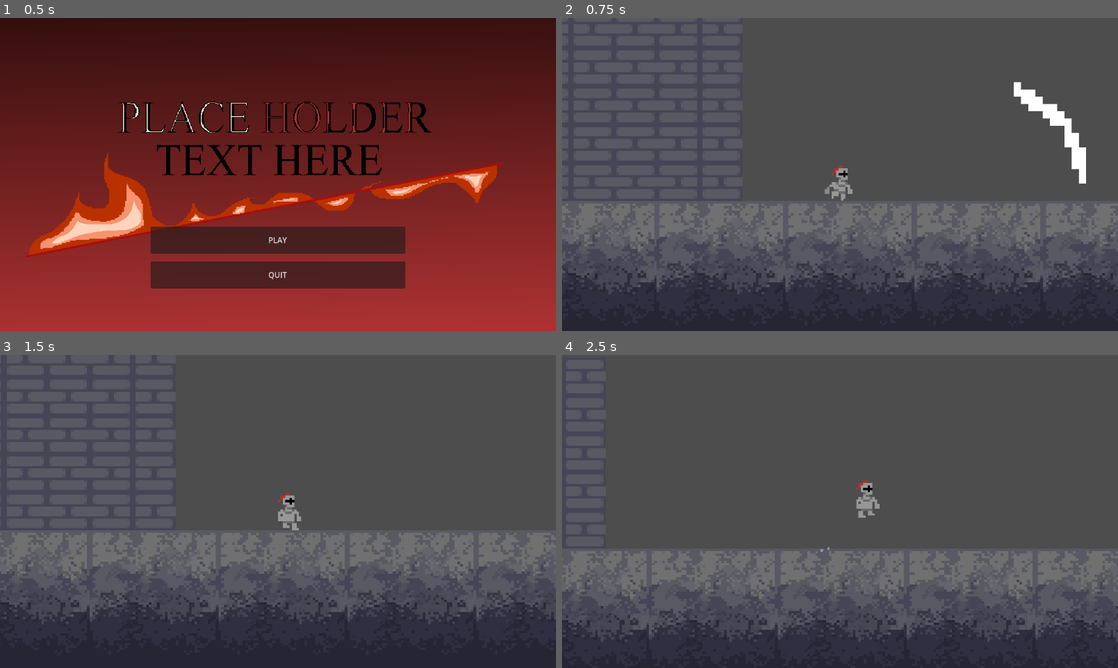
Above: before the commit, frames 1-4 (two rows, left to right).
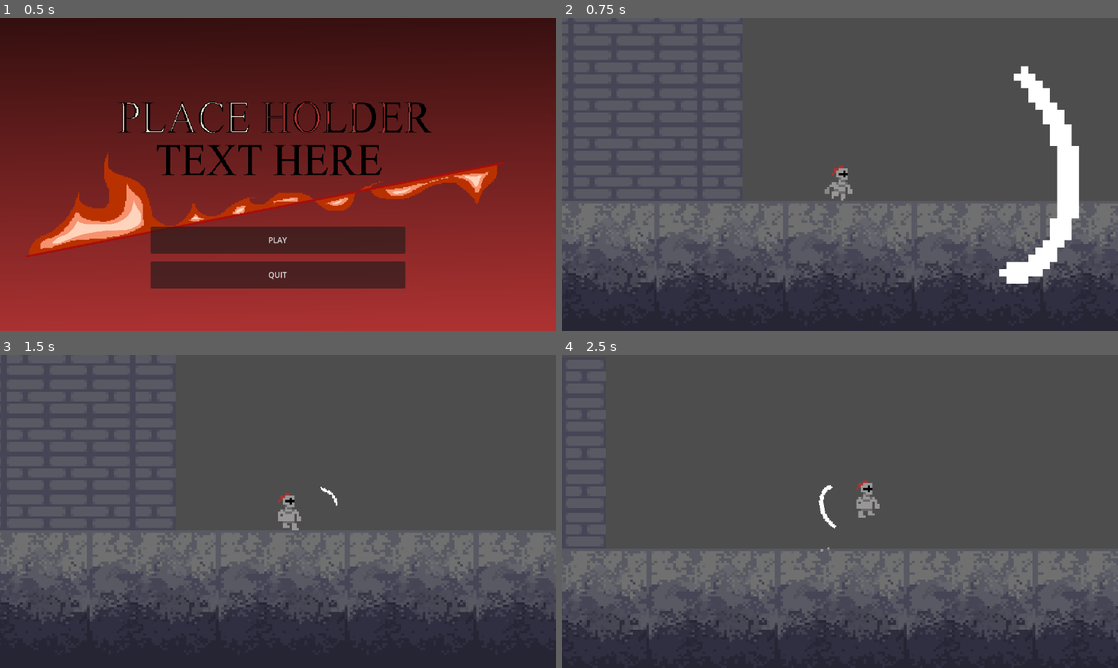
Above: after the commit, the same moments.

Repository: Owen-Harper25/Hollow-Clone
Game: Godot game, scene res://Scenes/title_screen_gui.tscn
Same seed, same stepped clock (60 frames per second), same inputs: the game is played once before the commit and once after it.
Inputs (mouse positions are in pixels of both pictures, inside the frame that each line leads up to):
- Up to frame 1 (0.5 s): no input
- Up to frame 2 (0.75 s): click "PLAY" at 0.5 s
- Up to frame 3 (1.5 s): move the mouse to (400, 495) at 1.27 s; hold D (right) from 1.28 s (still down); click (400, 495) at 1.35 s
- Up to frame 4 (2.5 s): keep holding D (right); tap Space (jump) at 1.52, 2.27 s; move the mouse to (728, 527) at 2.02 s; tap Shift (sprint) at 2.1 s; click (728, 527) at 2.3 s

Frame 1 is identical in both runs. In frame 2, 2.8% of the frame differs, in the area x 78-95%, y 15-85%; in frame 3, less than 0.1%; in frame 4, 0.1%.

Commit message:
Added Attacking and SFX

Diff:
--- a/Scenes/attack_arc.tscn
+++ b/Scenes/attack_arc.tscn
@@ -43,6 +43,7 @@
 position = Vector2(19, 0)
 sprite_frames = SubResource("SpriteFrames_l558j")
 animation = &"attack"
+autoplay = "attack"
 
 [node name="Timer" type="Timer" parent="."]
 wait_time = 0.3
--- /dev/null
+++ b/Scenes/sound_library.tscn
@@ -0,0 +1,58 @@
+[gd_scene load_steps=15 format=3 uid="uid://d2mvdo2lc1aup"]
+
+[ext_resource type="Script" uid="uid://8ybshqtbunx2" path="res://Scripts/Sound_Library.gd" id="1_0wo6p"]
+[ext_resource type="AudioStream" uid="uid://74iojbegroat" path="res://Assets/SFX/Dash1.mp3" id="2_5npjg"]
+[ext_resource type="AudioStream" uid="uid://blqbkxjdrfmd7" path="res://Assets/SFX/Dash2.mp3" id="3_hpbth"]
+[ext_resource type="AudioStream" uid="uid://3df4quhnls6x" path="res://Assets/SFX/Dash3.mp3" id="4_qnjjs"]
+[ext_resource type="AudioStream" uid="uid://d0vhjiku7qhal" path="res://Assets/SFX/Death1.mp3" id="5_r3g32"]
+[ext_resource type="AudioStream" uid="uid://b6ul8kjkjrgf1" path="res://Assets/SFX/Death2.mp3" id="6_h7ctd"]
+[ext_resource type="AudioStream" uid="uid://blxswe6kfllyk" path="res://Assets/SFX/Death3.mp3" id="7_jbg1r"]
+[ext_resource type="AudioStream" uid="uid://5dimggk388f5" path="res://Assets/SFX/Hit1.mp3" id="8_aen7p"]
+[ext_resource type="AudioStream" uid="uid://d0v46bx7qh1w0" path="res://Assets/SFX/Hit2.mp3" id="9_vp0qj"]
+[ext_resource type="AudioStream" uid="uid://dkpdwo1ee8uxh" path="res://Assets/SFX/hit3.mp3" id="10_nv5kf"]
+[ext_resource type="AudioStream" uid="uid://cco31un32lsqv" path="res://Assets/SFX/hit4.mp3" id="11_6ja15"]
+[ext_resource type="AudioStream" uid="uid://do7crajk3cau8" path="res://Assets/SFX/potion.mp3" id="12_ylily"]
+[ext_resource type="AudioStream" uid="uid://drvxm1utgonab" path="res://Assets/SFX/Secret Found Long.mp3" id="13_vwmpu"]
+[ext_resource type="AudioStream" uid="uid://dyrvi4oanllqe" path="res://Assets/SFX/Secret Found Short.mp3" id="14_mjb71"]
+
+[node name="Sound Library" type="Node2D"]
+script = ExtResource("1_0wo6p")
+
+[node name="Dash1" type="AudioStreamPlayer2D" parent="."]
+stream = ExtResource("2_5npjg")
+
+[node name="Dash2" type="AudioStreamPlayer2D" parent="."]
+stream = ExtResource("3_hpbth")
+
+[node name="Dash3" type="AudioStreamPlayer2D" parent="."]
+stream = ExtResource("4_qnjjs")
+
+[node name="Death1" type="AudioStreamPlayer2D" parent="."]
+stream = ExtResource("5_r3g32")
+
+[node name="Death2" type="AudioStreamPlayer2D" parent="."]
+stream = ExtResource("6_h7ctd")
+
+[node name="Death3" type="AudioStreamPlayer2D" parent="."]
+stream = ExtResource("7_jbg1r")
+
+[node name="Hit1" type="AudioStreamPlayer2D" parent="."]
+stream = ExtResource("8_aen7p")
+
+[node name="Hit2" type="AudioStreamPlayer2D" parent="."]
+stream = ExtResource("9_vp0qj")
+
+[node name="Hit3" type="AudioStreamPlayer2D" parent="."]
+stream = ExtResource("10_nv5kf")
+
+[node name="Hit4" type="AudioStreamPlayer2D" parent="."]
+stream = ExtResource("11_6ja15")
+
+[node name="Potion" type="AudioStreamPlayer2D" parent="."]
+stream = ExtResource("12_ylily")
+
+[node name="Secret Found Long" type="AudioStreamPlayer2D" parent="."]
+stream = ExtResource("13_vwmpu")
+
+[node name="Secret Found Short" type="AudioStreamPlayer2D" parent="."]
+stream = ExtResource("14_mjb71")
--- /dev/null
+++ b/Scripts/Sound_Library.gd
@@ -0,0 +1,36 @@
+extends Node2D
+
+var hit_sounds = []
+var death_sounds = []
+var dash_sounds = []
+var item_short = []
+var item_long = []
+var potion = []
+
+@onready var dash_1: AudioStreamPlayer2D = $Dash1
+
+func _ready() -> void:
+	hit_sounds = [$Hit1, $Hit2, $Hit3, $Hit4]
+	death_sounds = [$Death1, $Death2, $Death3]
+	dash_sounds = [$Dash1, $Dash2, $Dash3]
+	item_short = [$"Secret Found Short"]
+	item_long = [$"Secret Found Long"]
+	potion = [$Potion1]
+
+func play_random_hit():
+	var random_sound = hit_sounds[randi() % hit_sounds.size()]
+	random_sound.play()
+
+func play_random_dash():
+	var random_sound = dash_sounds[randi() % dash_sounds.size()]
+	random_sound.play()
+
+func play_random_death():
+	var random_sound = death_sounds[randi() % death_sounds.size()]
+	random_sound.play()
+
+func play_random_pickup():
+	item_short[0].play()
+
+func play_potion():
+	potion[0].play()
--- a/Scripts/player.gd
+++ b/Scripts/player.gd
@@ -25,7 +25,13 @@
 @export var allow_diagonal: bool = true  # Set false to restrict diagonal movement
 @onready var attack_timer: Timer = $"Timers/Attack Timer"  # Timer to control attack duration
 @onready var attack_arc: Node2D = $AttackArc
-
+var attack_arc_scene = preload("res://Scenes/attack_arc.tscn")
+
+var can_attack: bool = true
+var health = 5
+var health_max = 5
+var health_min = 0
+var alive: bool = true
 
 ## The path to the character's [Sprite2D] node.  If no node path is provided the [param PLAYER_SPRITE] will be set to [param $Sprite2D] if it exists.
 @export_node_path("Sprite2D") var PLAYER_SPRITE_PATH: NodePath
@@ -102,6 +108,31 @@
 func _physics_process(delta: float) -> void:
 	physics_tick(delta)
 
+func _process(_delta: float) -> void:
+	if Input.is_action_just_pressed("attack") and can_attack == true:
+		start_attack()
+		can_attack = false
+		$"Timers/Attack Timer".start()
+		SoundLibrary.play_random_dash()
+	if attack_arc and is_instance_valid(attack_arc):
+			attack_arc.global_position = global_position  # Keep it attached
+
+func start_attack():
+	attack_arc = attack_arc_scene.instantiate()  # Create attack arc
+	get_parent().add_child.call_deferred(attack_arc)  # Add to the main scene
+	attack_arc.global_position = global_position  # Set position to player
+
+	# Store the initial attack angle
+	var attack_direction = (get_global_mouse_position() - global_position).normalized()
+	attack_arc.rotation = attack_direction.angle()  # Set rotation once
+
+	attack_timer.start()  # Start attack duration
+
+func _on_AttackTimer_timeout():
+	if attack_arc and is_instance_valid(attack_arc):  # Ensure it's still valid
+		attack_arc.queue_free()  # Remove attack arc
+	attack_arc = null
+
 
 ## Overrideable physics process used by the controller that calls whatever functions should be called
 ## and any logic that needs to be done on the [param _physics_process] tick
@@ -293,4 +324,4 @@
 
 
 func _on_attack_timer_timeout() -> void:
-	pass # Replace with function body.
+	can_attack = true
--- a/project.godot
+++ b/project.godot
@@ -14,6 +14,10 @@
 run/main_scene="uid://bycbvvxvjb035"
 config/features=PackedStringArray("4.5", "Forward Plus")
 config/icon="res://Assets/Sprites/icon.svg"
+
+[autoload]
+
+SoundLibrary="*res://Scenes/sound_library.tscn"
 
 [display]
 
@@ -57,6 +61,12 @@
 , Object(InputEventJoypadMotion,"resource_local_to_scene":false,"resource_name":"","device":-1,"axis":1,"axis_value":-1.0,"script":null)
 ]
 }
+attack={
+"deadzone": 0.2,
+"events": [Object(InputEventMouseButton,"resource_local_to_scene":false,"resource_name":"","device":-1,"window_id":0,"alt_pressed":false,"shift_pressed":false,"ctrl_pressed":false,"meta_pressed":false,"button_mask":1,"position":Vector2(206, 20),"global_position":Vector2(215, 68),"factor":1.0,"button_index":1,"canceled":false,"pressed":true,"double_click":false,"script":null)
+, Object(InputEventJoypadButton,"resource_local_to_scene":false,"resource_name":"","device":-1,"button_index":3,"pressure":0.0,"pressed":true,"script":null)
+]
+}
 
 [rendering]
 
Not shown, added: Assets/Music/Battle1.wav.import
Not shown, added: Assets/Music/Boss1.wav.import
Not shown, added: Assets/Music/Boss2Fin.wav.import
Not shown, added: Assets/Music/Boss3.wav.import
Not shown, added: Assets/Music/BossSmt.wav.import
Not shown, added: Assets/Music/Dungeon 1.wav.import
Not shown, added: Assets/Music/Dungeon1.wav.import
Not shown, added: Assets/Music/Dungeon2 Exp.wav.import
Not shown, added: Assets/Music/Town.wav.import
Not shown, added: Assets/Music/TownV2.wav.import
Not shown, added: Assets/SFX/Dash1.mp3.import
Not shown, added: Assets/SFX/Dash2.mp3.import
(and 35 more such lines)
